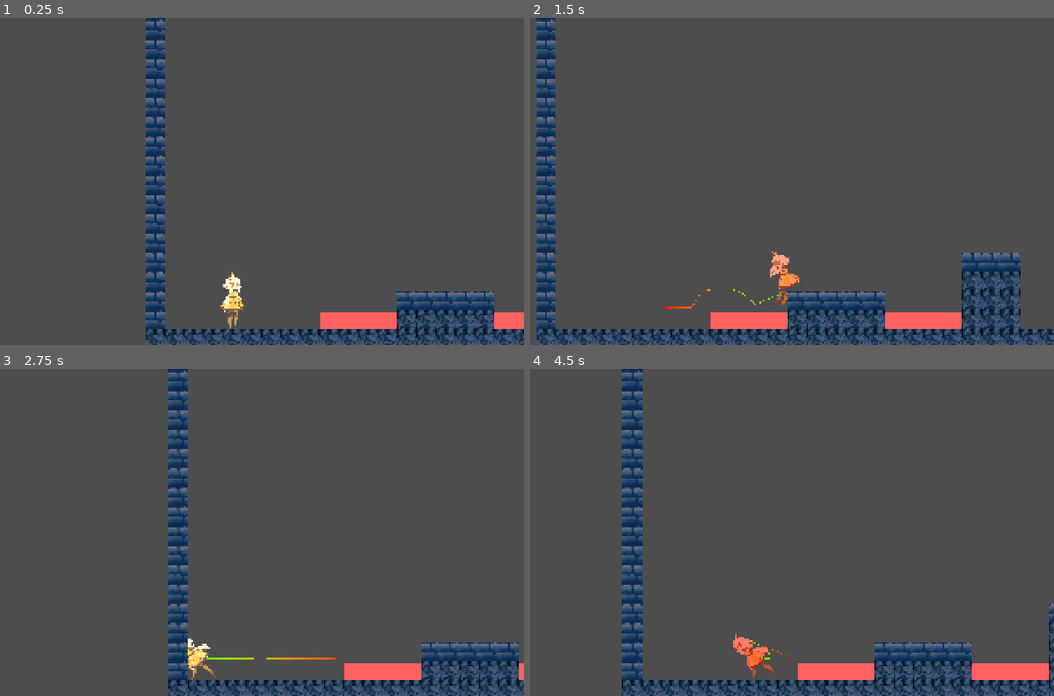
Above: before the commit, frames 1-4 (two rows, left to right).
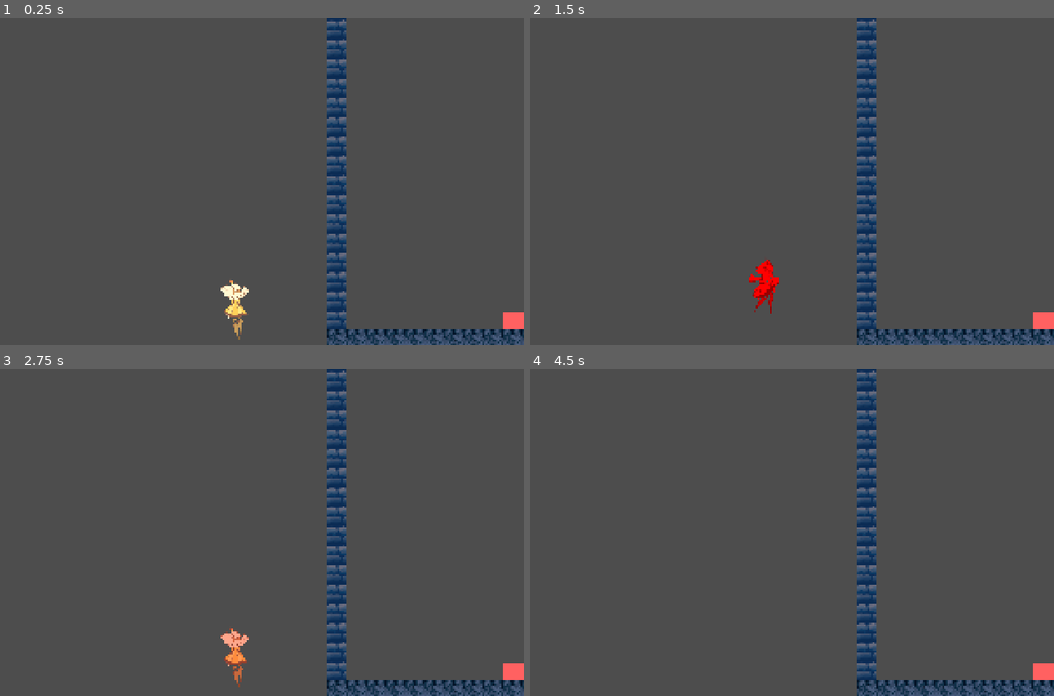
Above: after the commit, the same moments.

Repository: cmoll24/2025_IGC_Vela_Spark
Game: Godot game, scene res://src/levels/level_1V5.tscn
Same seed, same stepped clock (60 frames per second), same inputs: the game is played once before the commit and once after it. This scene is started directly instead of the project's main scene.
Inputs (mouse positions are in pixels of both pictures, inside the frame that each line leads up to):
- Up to frame 1 (0.25 s): no input
- Up to frame 2 (1.5 s): tap Enter at 0.5 s; move the mouse to (891, 165) at 0.52 s; hold C (dash) 0.53-1.28 s; hold Right (move_right) from 0.53 s (still down); click (891, 165) at 0.67 s; tap Z (jump) at 0.77 s; move the mouse to (645, 197) at 1.27 s; tap Down (look_down) at 1.35 s
- Up to frame 3 (2.75 s): tap Z (jump) at 1.52 s; move the mouse to (293, 460) at 2.02 s; release Right (move_right) at 2.03 s; hold Left (move_left) from 2.03 s (still down); hold C (dash) from 2.03 s (still down)
- Up to frame 4 (4.5 s): move the mouse to (734, 597) at 2.77 s; release Left (move_left) at 2.78 s; release C (dash) at 2.78 s; hold Right (move_right) 2.78-4.28 s; tap Down (look_down) at 2.85, 4.35 s; click (734, 597) at 2.92 s; tap Z (jump) at 3.02, 3.77 s; move the mouse to (938, 581) at 3.52 s; hold C (dash) 3.53-4.28 s; move the mouse to (587, 483) at 4.27 s; hold Left (move_left) from 4.28 s (still down)

The runs differ from the first frame. In frame 1, 13% of the frame differs, in the area x 27-100%, y 0-100%; in frame 2, 18%, in the area x 1-100%, y 0-100%; in frame 3, 13%; in frame 4, 14%.
Error in both runs: Invalid access to property or key 'current_level' on a base object of type 'Nil'. (res://src/main/Globals.gd:36)

Commit message:
Revert "Update level_1V5.tscn"
This reverts commit 64949d0fe093ca3c3561384c57536f1d2da119e7.

Diff:
--- a/2025-igc-boss/src/levels/level_1V5.tscn
+++ b/2025-igc-boss/src/levels/level_1V5.tscn
@@ -274,7 +274,7 @@
 gradient = SubResource("Gradient_ghtb1")
 
 [node name="Player" parent="." instance=ExtResource("3_8487g")]
-position = Vector2(-158, 924)
+position = Vector2(-760, 903)
 
 [node name="PlayerCamera" parent="Player" node_paths=PackedStringArray("player") instance=ExtResource("4_7wbir")]
 limit_top = -10000007
